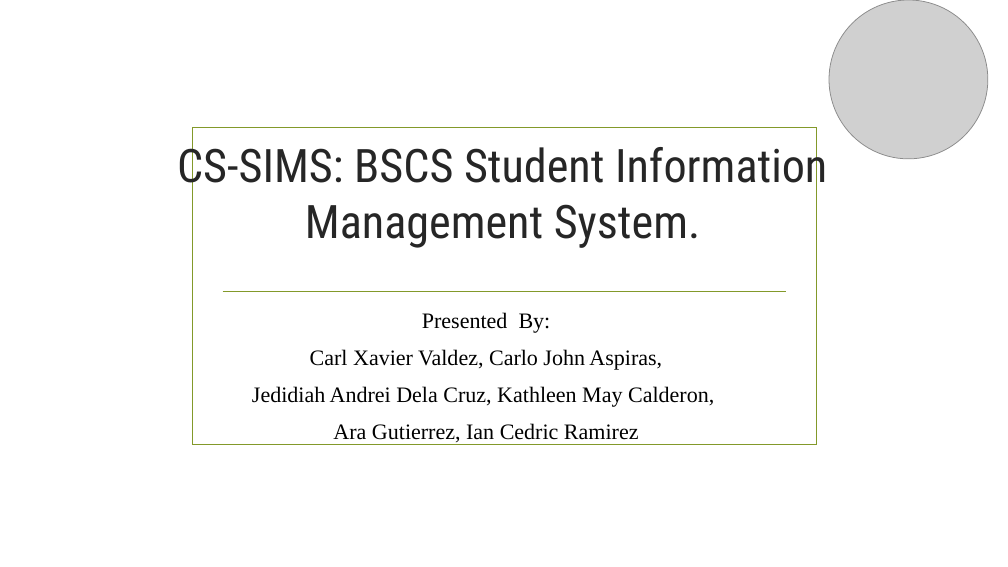
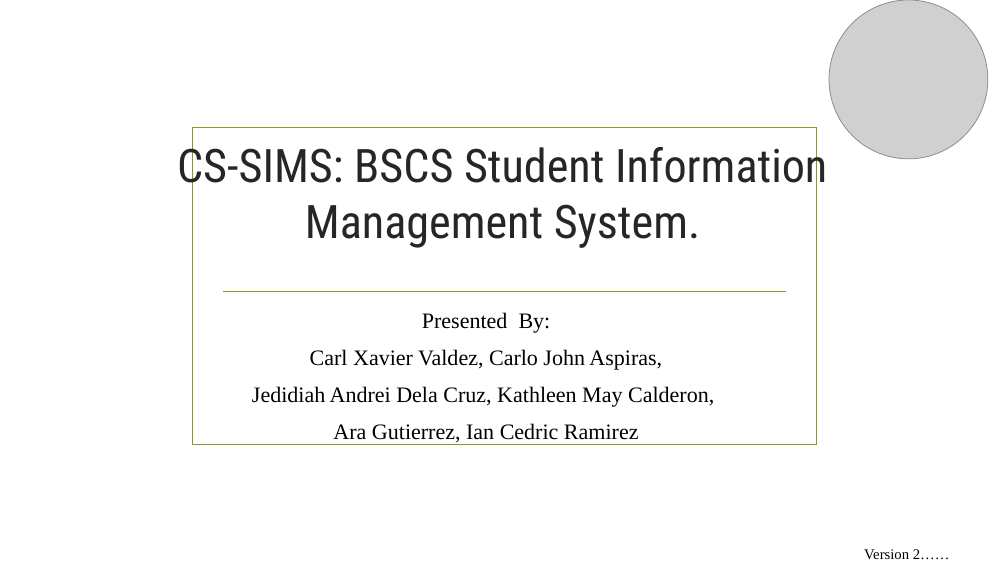
Before and after one commit to taongnyebe/BSCS-3-Profiling-System, a slide deck: slide 1 of Documentations/kath/Presentation-of-chapter-1.pptx. Drawn at 1008x567 pixels with LibreOffice and Linux fonts; fonts in the diff are those of the drawing; grey boxes stand for pictures; background and template pictures are left out. Boxes give left, top, right and bottom in pixels: in the first picture for what was removed or moved away, otherwise in the second. Text is boxed around its words. In the diff, an @@ line names an element or a change of style, - is before the commit and + after.

```diff
--- a/Documentations/kath/Presentation-of-chapter-1.pptx
+++ b/Documentations/kath/Presentation-of-chapter-1.pptx
@@ text added at (x1=864, y1=549, x2=950, y2=559), 14 pt, text #000000 @@
+Version 2……
```
Also in this commit, not shown: 6 other slides changed, 1 slide added, 1 slide removed, 8 other files.
